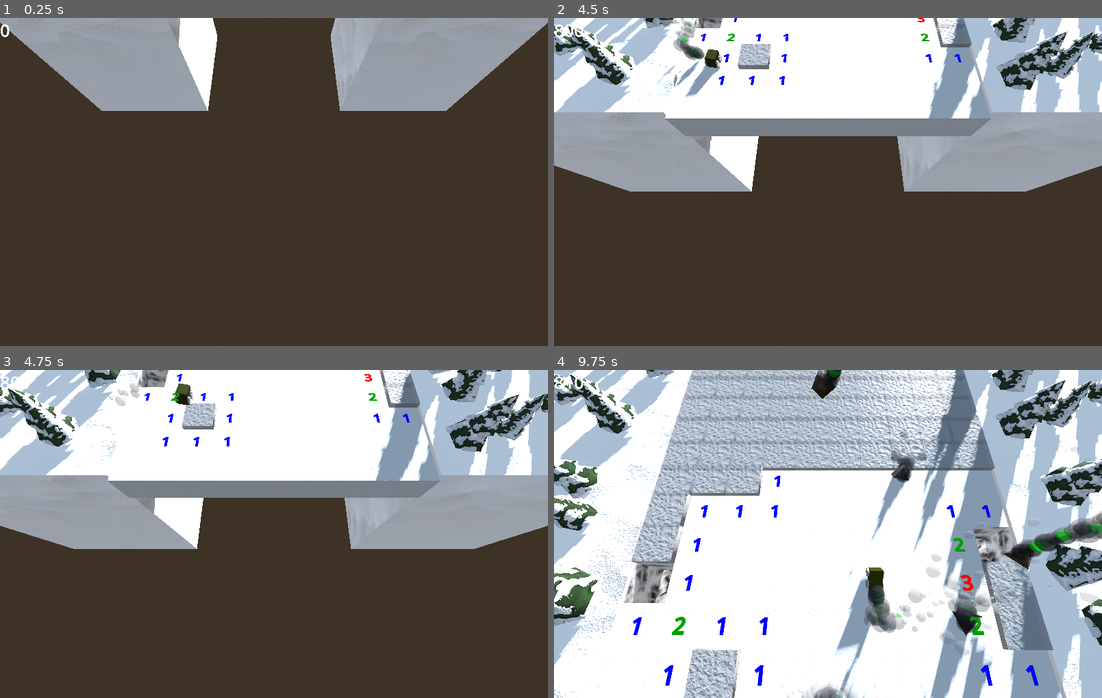
Above: before the commit, frames 1-4 (two rows, left to right).
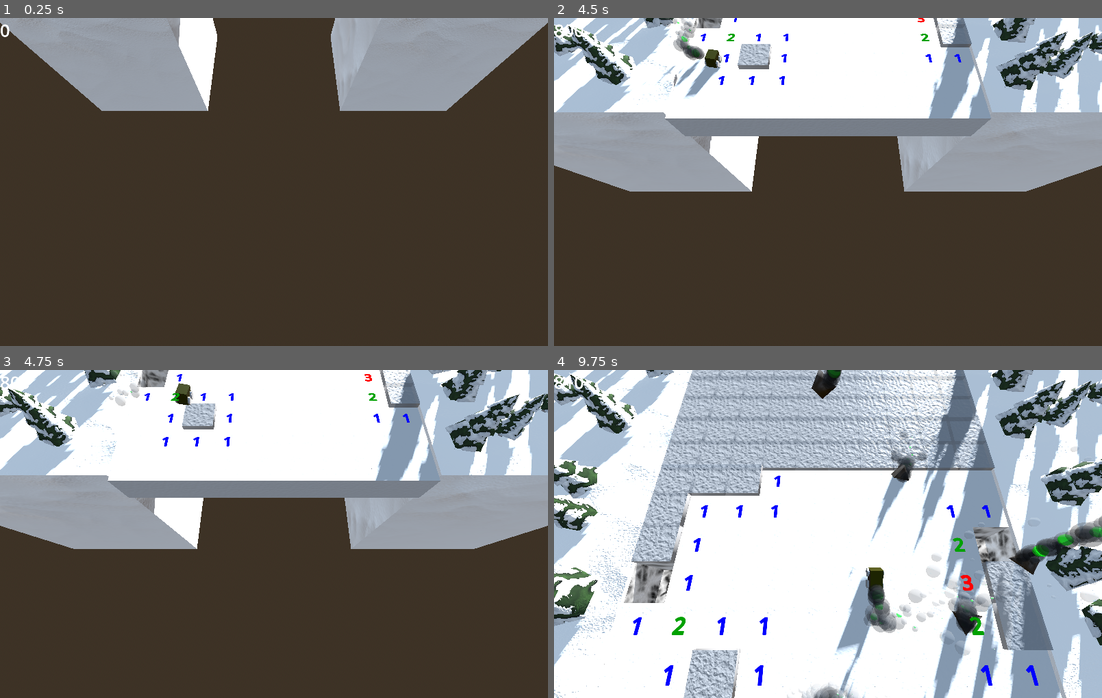
Above: after the commit, the same moments.

Repository: Blubtastic/minesweeper_2
Game: Godot game, scene res://Main.tscn
Same seed, same stepped clock (60 frames per second), same inputs: the game is played once before the commit and once after it.
Inputs:
- Up to frame 1 (0.25 s): no input
- Up to frame 2 (4.5 s): tap Enter (ui_accept) at 0.5, 0.77, 1.52, 3.02, 3.77 s; hold Up (ui_up) 0.53-2.03 s; hold Left (ui_left) 2.03-3.53 s; hold Down (ui_down) 3.53-4.28 s; hold Right (ui_right) from 4.28 s (still down)
- Up to frame 3 (4.75 s): keep holding Right (ui_right); tap Enter (ui_accept) at 4.52 s
- Up to frame 4 (9.75 s): release Right (ui_right) at 5.03 s; hold Up (ui_up) 5.03-5.78 s; hold Right (ui_right) 5.78-8.03 s; tap Enter (ui_accept) at 6.02, 6.77, 7.52, 9.02 s; hold Down (ui_down) 8.03-8.78 s; hold Left (ui_left) 8.78-9.53 s; hold Up (ui_up) from 9.53 s (still down)

Frames 1-3 are identical in both runs. In frame 4, 2.2% of the frame differs, in the area x 45-100%, y 42-100%.

Commit message:
fix: player launching multiple times

Diff:
--- a/shared/cube/cube.gd
+++ b/shared/cube/cube.gd
@@ -38,11 +38,6 @@
 		top_mesh.unhighlight_cube()
 		if is_bomb:
 			trigger_explosion()
-			var DamageArea = damage_area.instantiate()
-			add_child(DamageArea)
-			DamageArea.global_position = Vector3(global_position.x, global_position.y + 0.7, global_position.z)
-			await get_tree().create_timer(1.0).timeout
-			DamageArea.queue_free()
 
 func reveal_cube(play_sound: bool = false):
 	if !is_cleared:
@@ -71,6 +66,12 @@
 		flag_sprite.visible = false
 		has_exploded = true
 
+		var DamageArea = damage_area.instantiate()
+		add_child(DamageArea)
+		DamageArea.global_position = Vector3(global_position.x, global_position.y + 0.7, global_position.z)
+		await get_tree().create_timer(1.0).timeout
+		DamageArea.queue_free()
+
 func give_points(points: int):
 	if !has_given_points:
 		has_given_points = true
